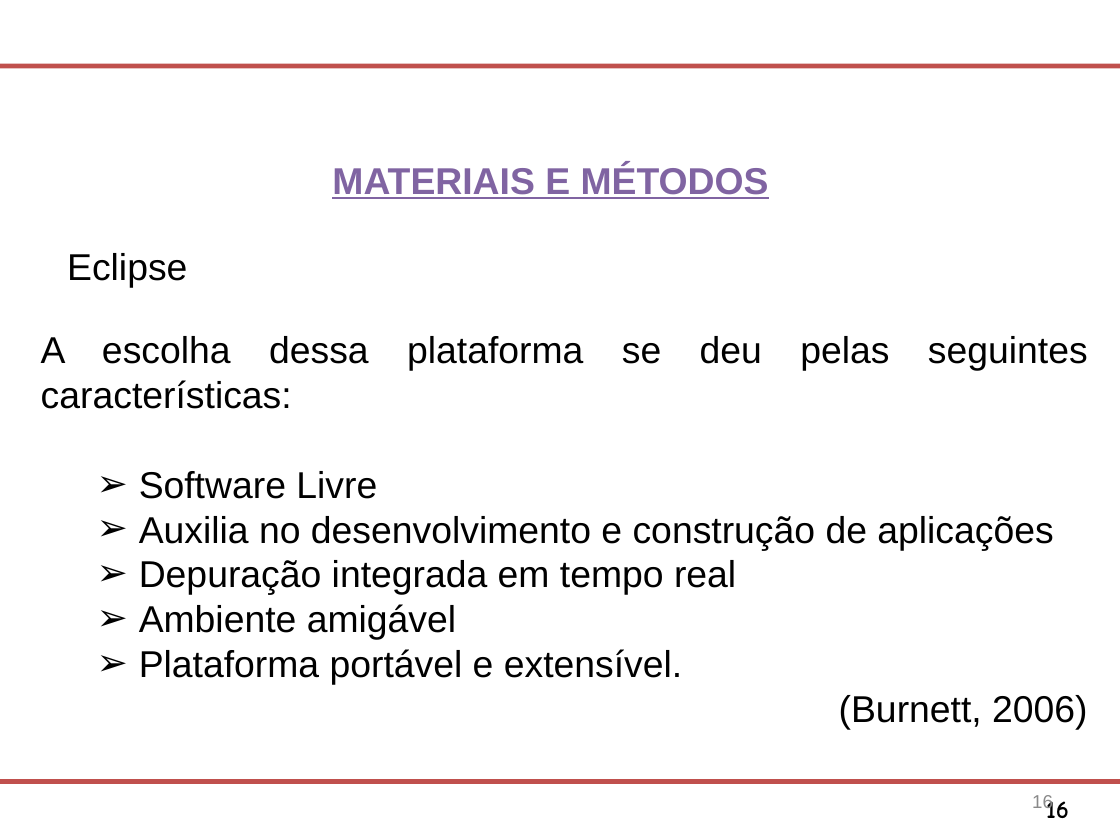
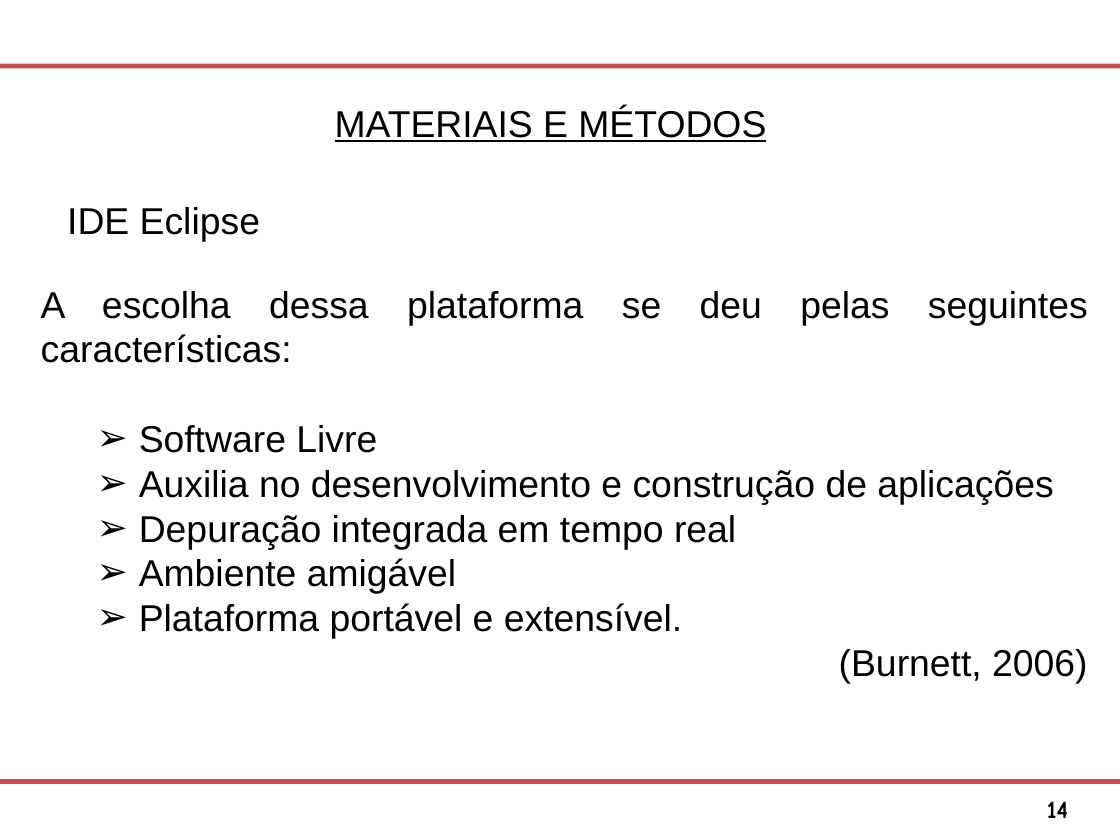
Before and after one commit to Osmar1503/TG, a slide deck: slide 14 of Modelo Apresentacao FATEC SJC.ppt (slide 16 before the commit). Drawn at 1120x840 pixels with LibreOffice and Linux fonts; fonts in the diff are those of the drawing; background and template pictures are left out. Boxes give left, top, right and bottom in pixels: in the first picture for what was removed or moved away, otherwise in the second. Text is boxed around its words. In the diff, an @@ line names an element or a change of style, - is before the commit and + after.

```diff
--- a/Modelo Apresentacao FATEC SJC.ppt
+++ b/Modelo Apresentacao FATEC SJC.ppt
@@ text "MATERIAIS E MÉTODOS": place and size @@
-text "MATERIAIS E MÉTODOS" at bbox=[332, 164, 769, 199]
+text "MATERIAIS E MÉTODOS" at bbox=[335, 108, 766, 142]
@@ text "MATERIAIS E MÉTODOS" at bbox=[335, 108, 766, 142]: text colour #8064A2 to #000000, bold off @@
@@ text at bbox=[67, 207, 260, 242]: text changed @@
-Eclipse
+IDE Eclipse
@@ text "A escolha dessa plataforma se ...": place and size @@
-text "A escolha dessa plataforma se ..." at bbox=[41, 336, 1088, 729]
+text "A escolha dessa plataforma se ..." at bbox=[41, 291, 1088, 684]
@@ page number removed at bbox=[1046, 796, 1069, 818] @@
-16
@@ page number at bbox=[1047, 801, 1068, 818]: text changed @@
-16
+14
```
Also in this commit, not shown: 24 other slides changed, 2 slides removed.
